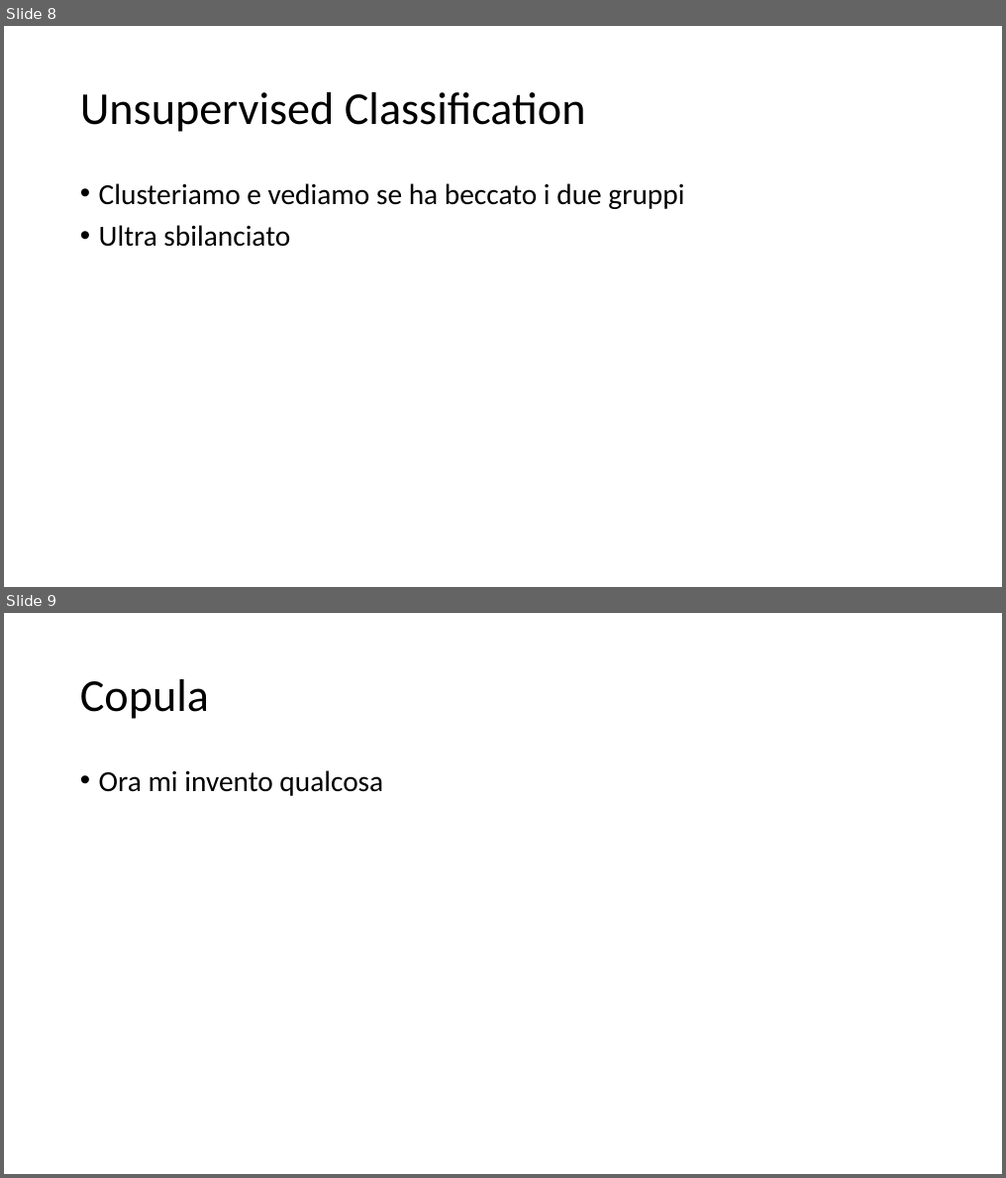
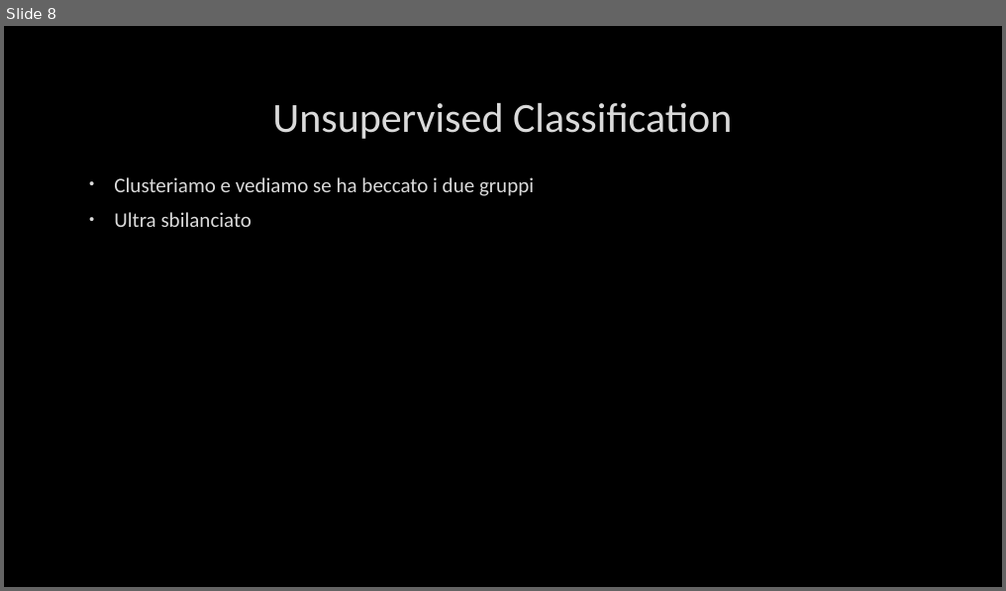
Before and after one commit to jstringara/Fintech, a slide deck: BC3/G/Bozza.pptx. Shown one above the other, each under a label of ours: slides 8 and 9 before the commit, slide 8 after it. The pictures are 1006x1178 and 1006x591 pixels, drawn with LibreOffice and Linux fonts; fonts in the diff are those of the drawing; background and template pictures are left out. Boxes give left, top, right and bottom in pixels: in the first picture for what was removed or moved away, otherwise in the second. Text is boxed around its words. In the diff, an @@ line names an element or a change of style, - is before the commit and + after.

```diff
--- a/BC3/G/Bozza.pptx
+++ b/BC3/G/Bozza.pptx
@@ slide 9 removed at (4,613,1002,1174), background #FFFFFF @@
@@ title removed at (80,679,209,719) @@
-Copula
@@ text removed at (99,770,383,796) @@
-• Ora mi invento qualcosa
@@ slide 8 changed as well @@
@@ background #FFFFFF to picture (left out) @@
@@ title "Unsupervised Classification": place and size @@
-title "Unsupervised Classification" at (80,92,586,132)
+title "Unsupervised Classification" at (272,103,732,139)
@@ title "Unsupervised Classification" at (272,103,732,139): size 44 to 40 pt, text colour #000000 to #DADADA, letter outline none to #404040 0.75 pt; alignment left to centre; line spacing 0.9 to 1 @@
@@ text "Clusteriamo e vediamo se ha ...": place and size @@
-text "Clusteriamo e vediamo se ha ..." at (99,183,684,247)
+text "Clusteriamo e vediamo se ha ..." at (114,177,534,227)
@@ text "Clusteriamo e vediamo se ha ..." at (114,177,534,227): size 28 to 20 pt, text colour #000000 to #DADADA, letter outline none to #404040 0.75 pt; indent changed; line spacing 0.9 to 1 @@
```
Also in this commit, not shown: 9 other slides changed, 4 slides added, 2 other slides removed, 3 other files.
